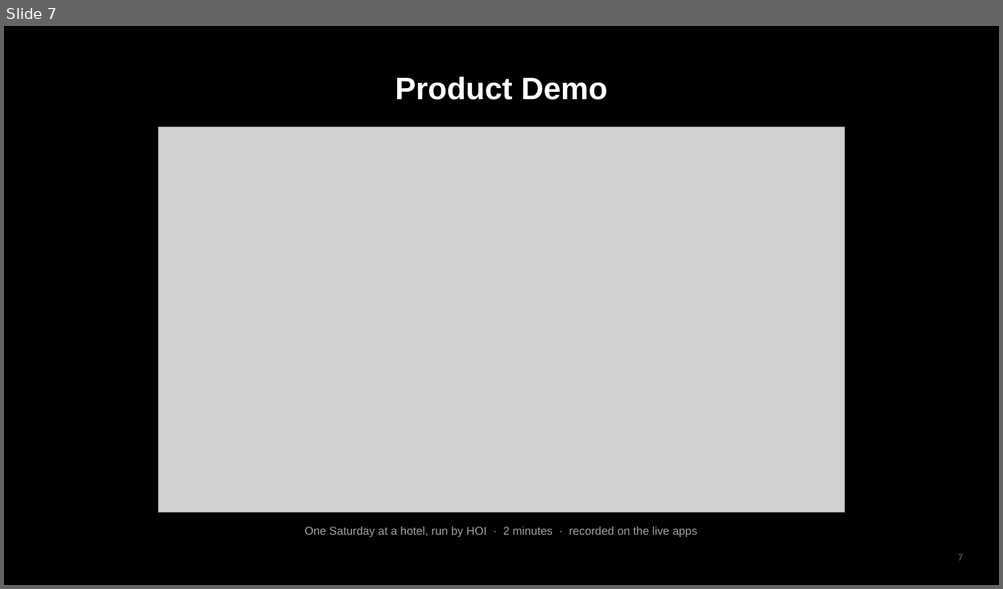
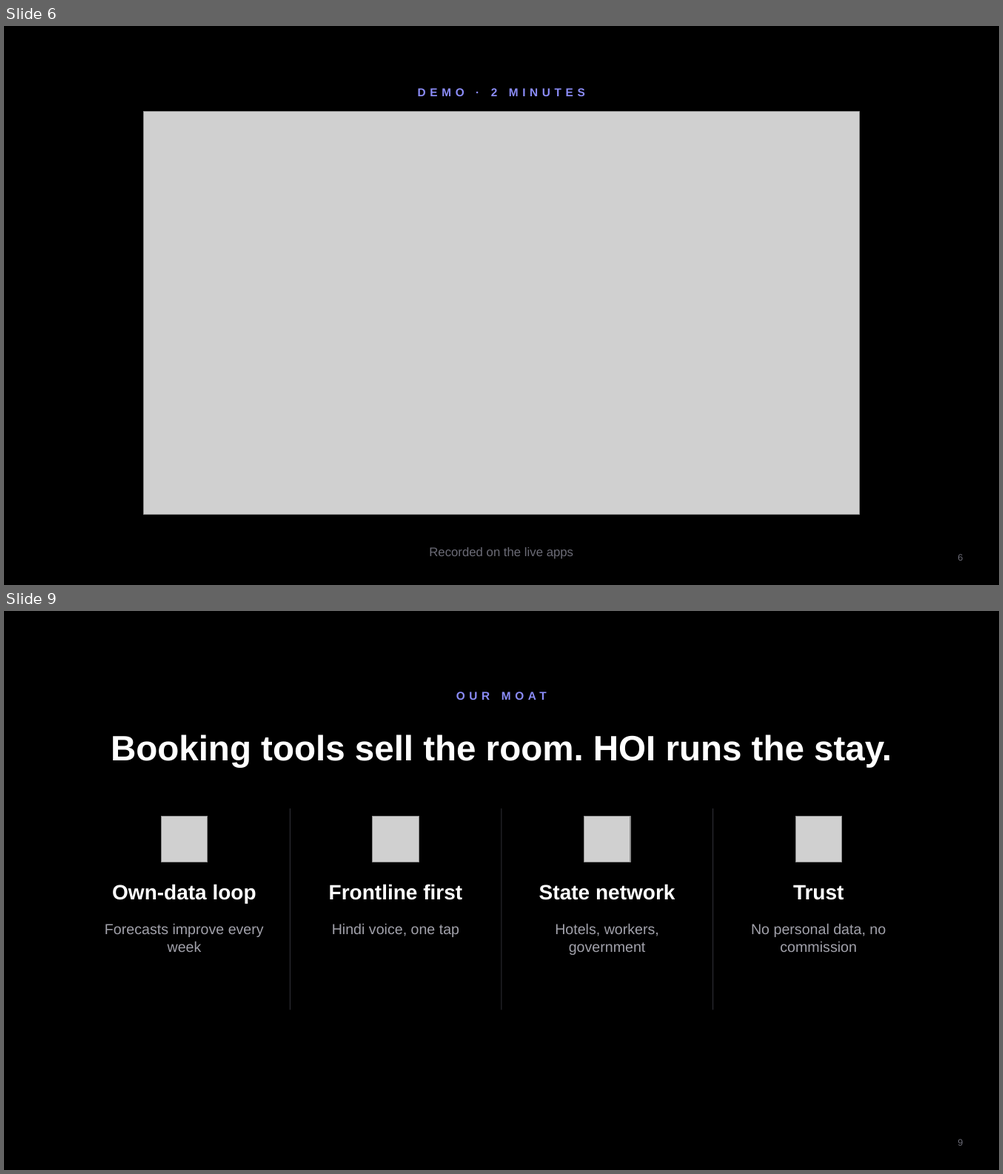
Before and after one commit to Ashu-Stark/Hospitality-, a slide deck: docs/HOI_Final_Pitch.pptx. Shown one above the other, each under a label of ours: slide 7 before the commit, slides 6 and 9 after it; the slides between them are not shown. The pictures are 1003x589 and 1003x1174 pixels, drawn with LibreOffice and Linux fonts; fonts in the diff are those of the drawing; grey boxes stand for pictures. Boxes give left, top, right and bottom in pixels: in the first picture for what was removed or moved away, otherwise in the second. Text is boxed around its words. In the diff, an @@ line names an element or a change of style, - is before the commit and + after.

```diff
--- a/docs/HOI_Final_Pitch.pptx
+++ b/docs/HOI_Final_Pitch.pptx
@@ slide 9 added at [4,611,999,1170], background #000000 @@
@@ text added at [456,692,546,700], 11 pt, text #8B8CF8, bold @@
+OUR MOAT
@@ text added at [111,735,891,768], 34 pt, text #FFFFFF, bold @@
+Booking tools sell the room. HOI runs the stay.
@@ line added from (290, 809) to (290, 1010), #2E2E35 0.75 pt @@
@@ line added from (502, 809) to (502, 1010), #2E2E35 0.75 pt @@
@@ line added from (713, 809) to (713, 1010), #2E2E35 0.75 pt @@
@@ picture added at [162,816,208,863] @@
@@ picture added at [373,816,419,863] @@
@@ picture added at [583,816,630,863] @@
@@ picture added at [796,816,842,863] @@
@@ text added at [112,884,256,904], 20 pt, text #FFFFFF, bold @@
+Own-data loop
@@ text added at [329,884,462,900], 20 pt, text #FFFFFF, bold @@
+Frontline first
@@ text added at [539,884,674,900], 20 pt, text #FFFFFF, bold @@
+State network
@@ text added at [793,885,844,900], 20 pt, text #FFFFFF, bold @@
+Trust
@@ text added at [105,924,264,952], 14 pt, text #A1A1AA @@
+Forecasts improve every week
@@ text added at [332,924,459,937], 14 pt, text #A1A1AA @@
+Hindi voice, one tap
@@ text added at [555,924,659,955], 14 pt, text #A1A1AA @@
+Hotels, workers, government
@@ text added at [751,924,885,952], 14 pt, text #A1A1AA @@
+No personal data, no commission
@@ page number added at [957,1139,962,1146], 9 pt, text #6B6B76 @@
+9
@@ what was slide 7 is now slide 6 @@
@@ slide 6 changed as well @@
@@ text at [418,88,585,96]: text changed; size 30 to 11 pt; text colour #FFFFFF to #8B8CF8 @@
-Product Demo
+DEMO · 2 MINUTES
@@ picture: place and size @@
-picture at [159,127,845,512]
+picture at [144,112,859,514]
@@ text "Recorded on the live apps" at [429,548,573,560]: vertical alignment top to middle @@
@@ text at [429,548,573,560]: text changed; size 11 to 12 pt; text colour #A1A1AA to #6B6B76 @@
-One Saturday at a hotel, run by HOI · 2 minutes · recorded on the live apps
+Recorded on the live apps
@@ page number at [957,554,962,561]: text changed; text colour #71717A to #6B6B76 @@
-7
+6
```
Also in this commit, not shown: 2 other slides changed, 7 other slides added, 9 slides removed.
